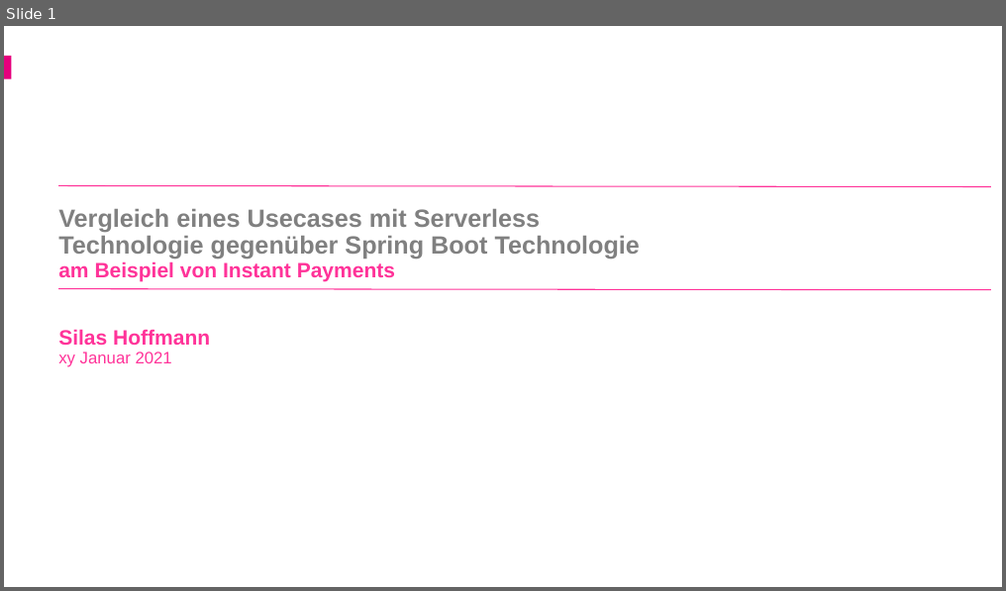
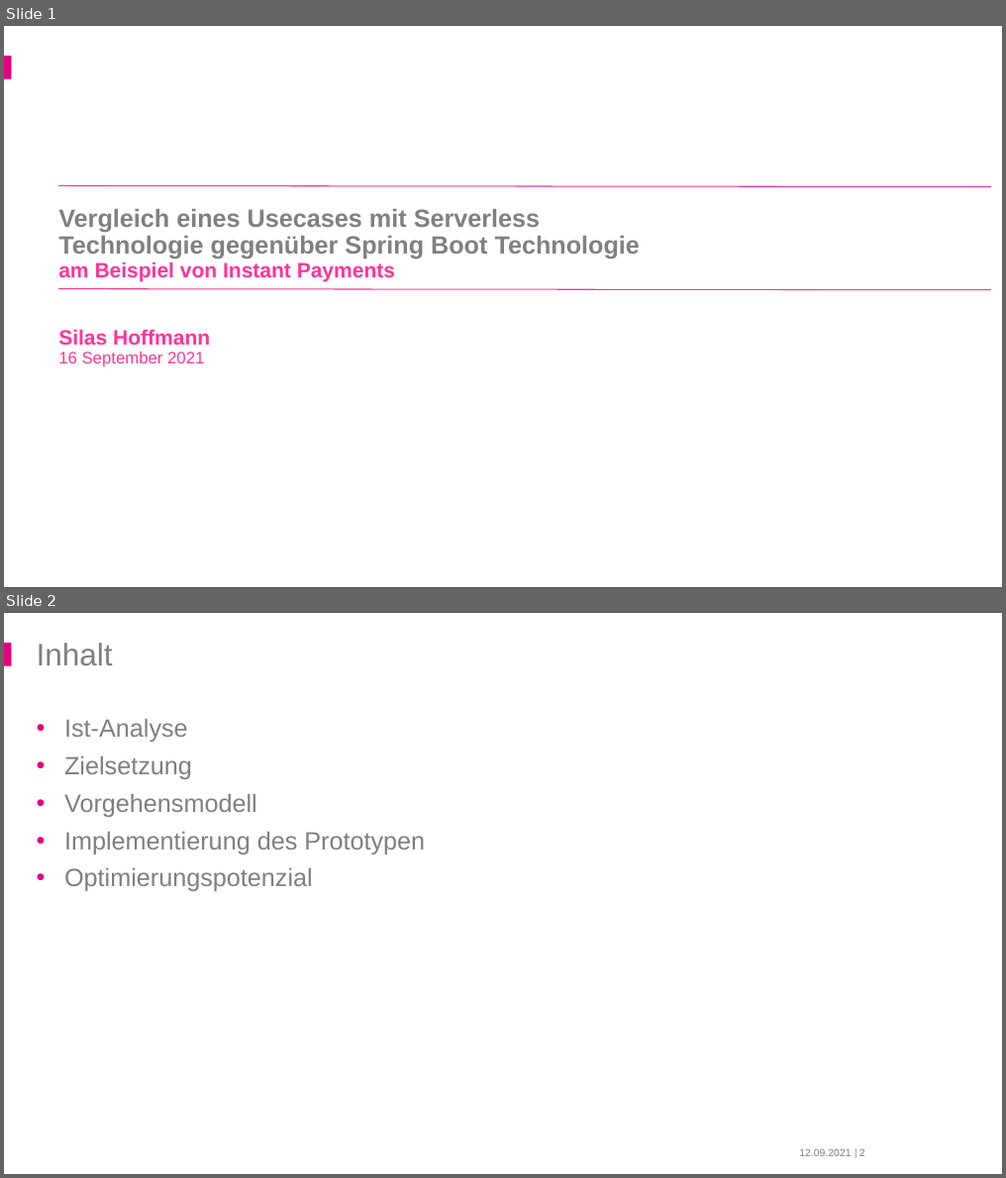
Before and after one commit to derMacon/serverless-bsc-thesis, a slide deck: slides/uni/hoffmann_serverless.pptx. Shown one above the other, each under a label of ours: slide 1 before the commit, slides 1 and 2 after it. The pictures are 1006x591 and 1006x1178 pixels, drawn with LibreOffice and Linux fonts; fonts in the diff are those of the drawing; background and template pictures are left out. Boxes give left, top, right and bottom in pixels: in the first picture for what was removed or moved away, otherwise in the second. Text is boxed around its words. In the diff, an @@ line names an element or a change of style, - is before the commit and + after.

```diff
--- a/slides/uni/hoffmann_serverless.pptx
+++ b/slides/uni/hoffmann_serverless.pptx
@@ slide 2 added at (x1=4, y1=613, x2=1002, y2=1174), background #FFFFFF; not listed: 1 template element that a slide beside it also shows @@
@@ title added at (x1=37, y1=643, x2=113, y2=665), 30 pt, text #7F7F7F @@
+Inhalt
@@ text added at (x1=64, y1=719, x2=425, y2=891), 24 pt, text #7F7F7F @@
+• Ist-Analyse
+• Zielsetzung
+• Vorgehensmodell
+• Implementierung des Prototypen
+• Optimierungspotenzial
@@ text added at (x1=853, y1=1147, x2=861, y2=1159), 10 pt, text #7F7F7F @@
+|
@@ text added at (x1=799, y1=1150, x2=850, y2=1157), 10 pt, text #7F7F7F @@
+12.09.2021
@@ page number added at (x1=859, y1=1150, x2=865, y2=1157), 10 pt, text #7F7F7F @@
+2
@@ slide 1 changed as well @@
@@ title at (x1=58, y1=209, x2=640, y2=368): text changed @@
-Vergleich eines Usecases mit Serverless
-Technologie gegenüber Spring Boot Technologie
-am Beispiel von Instant Payments
-Silas Hoffmann
-xy Januar 2021
+Vergleich eines Usecases mit Serverless
+Technologie gegenüber Spring Boot Technologie
+am Beispiel von Instant Payments
+Silas Hoffmann
+16 September 2021
```
Also in this commit, not shown: 25 other slides changed, 2 other slides added, 1 other file.
